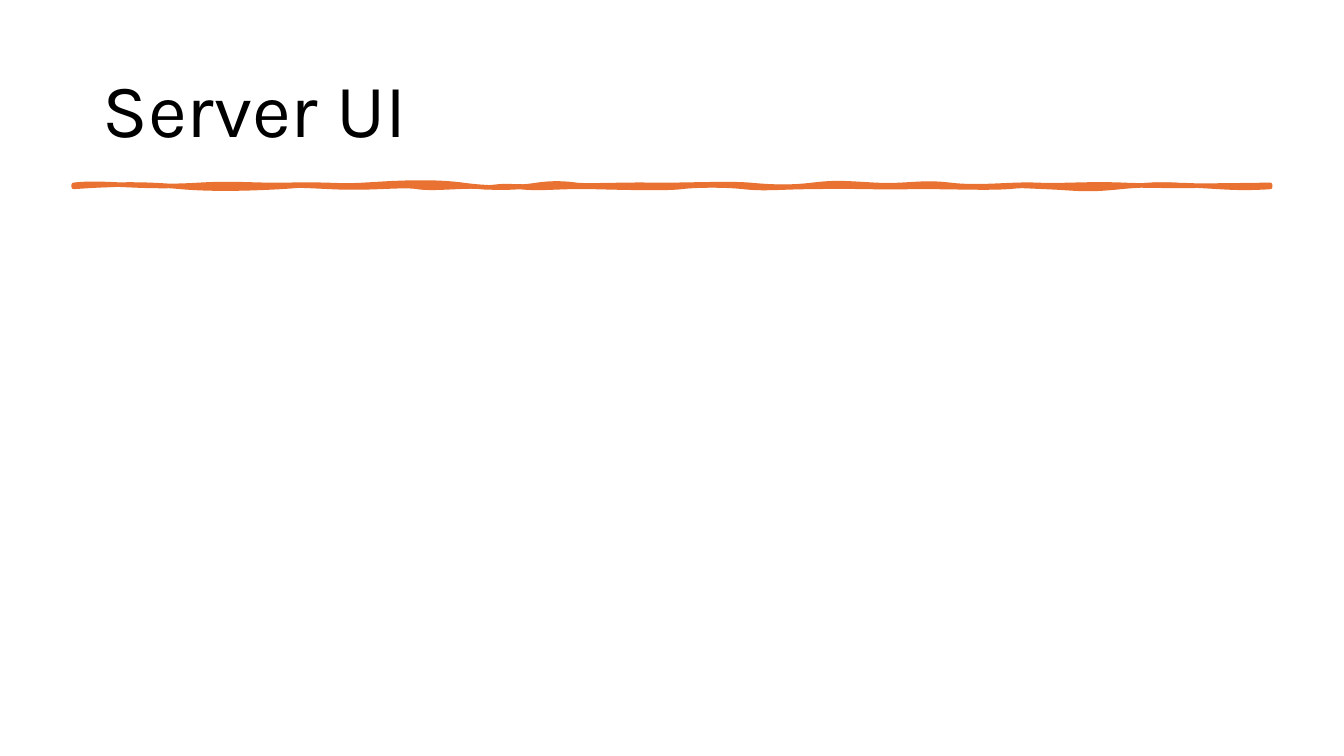
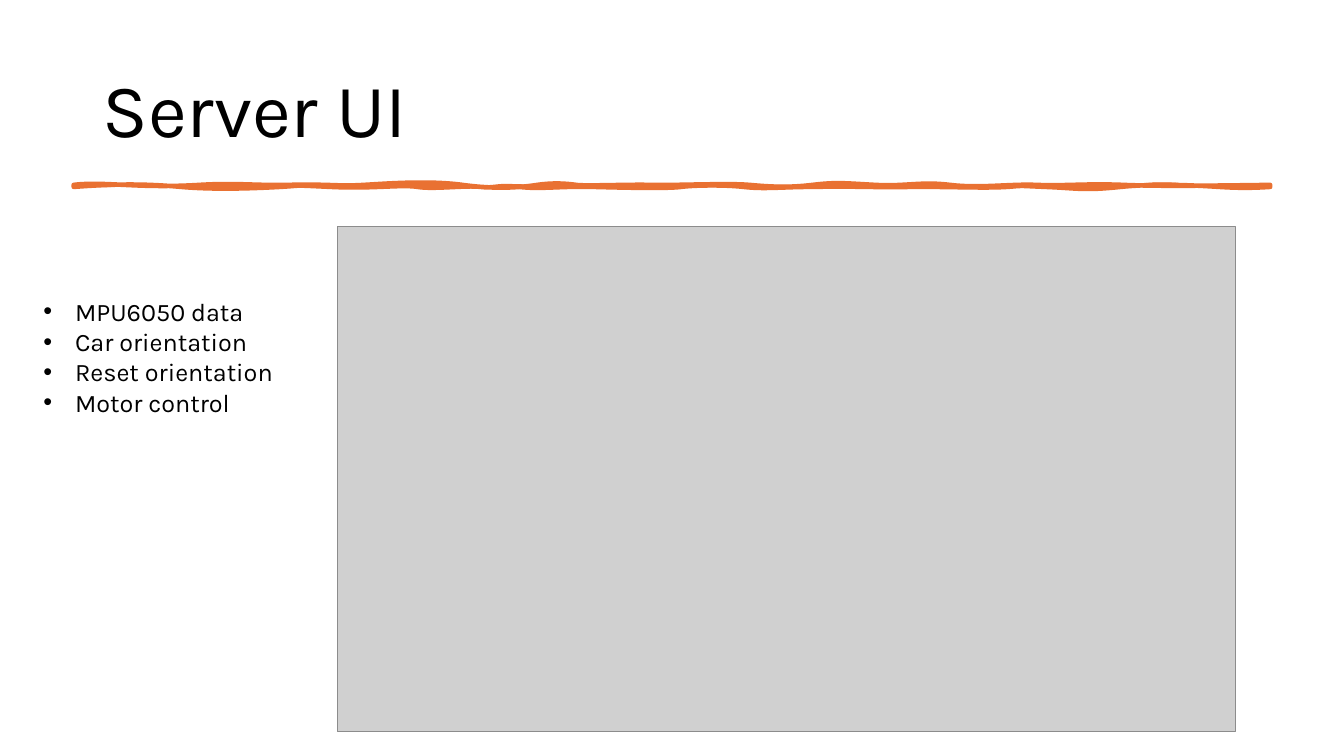
Before and after one commit to RaufPere/RC_CAR_IOT, a slide deck: slide 7 of Documentation/RC_CAR.pptx. Drawn at 1344x756 pixels with LibreOffice and Linux fonts; fonts in the diff are those of the drawing; grey boxes stand for pictures. Boxes give left, top, right and bottom in pixels: in the first picture for what was removed or moved away, otherwise in the second. Text is boxed around its words. In the diff, an @@ line names an element or a change of style, - is before the commit and + after.

```diff
--- a/Documentation/RC_CAR.pptx
+++ b/Documentation/RC_CAR.pptx
@@ picture added at bbox=[337, 227, 1235, 732] @@
@@ text added at bbox=[75, 303, 273, 413], 18 pt, text #000000 @@
+• MPU6050 data
+• Car orientation
+• Reset orientation
+• Motor control
```
Also in this commit, not shown: 1 other slide changed, 8 other files.
